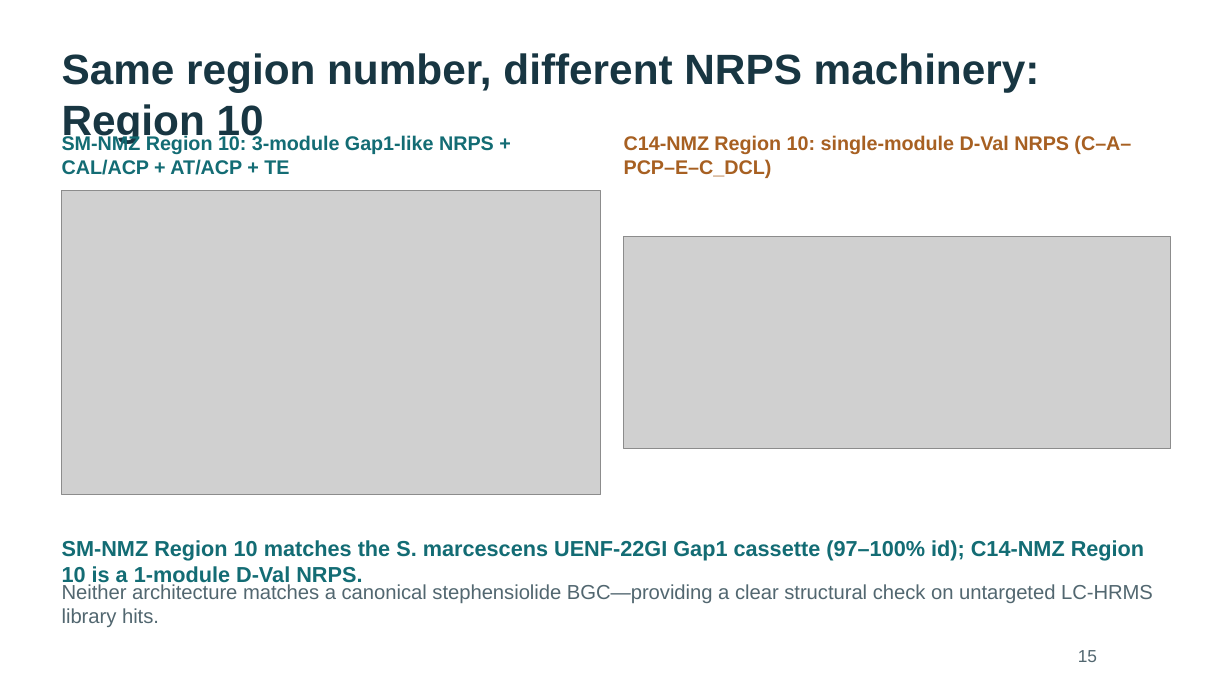
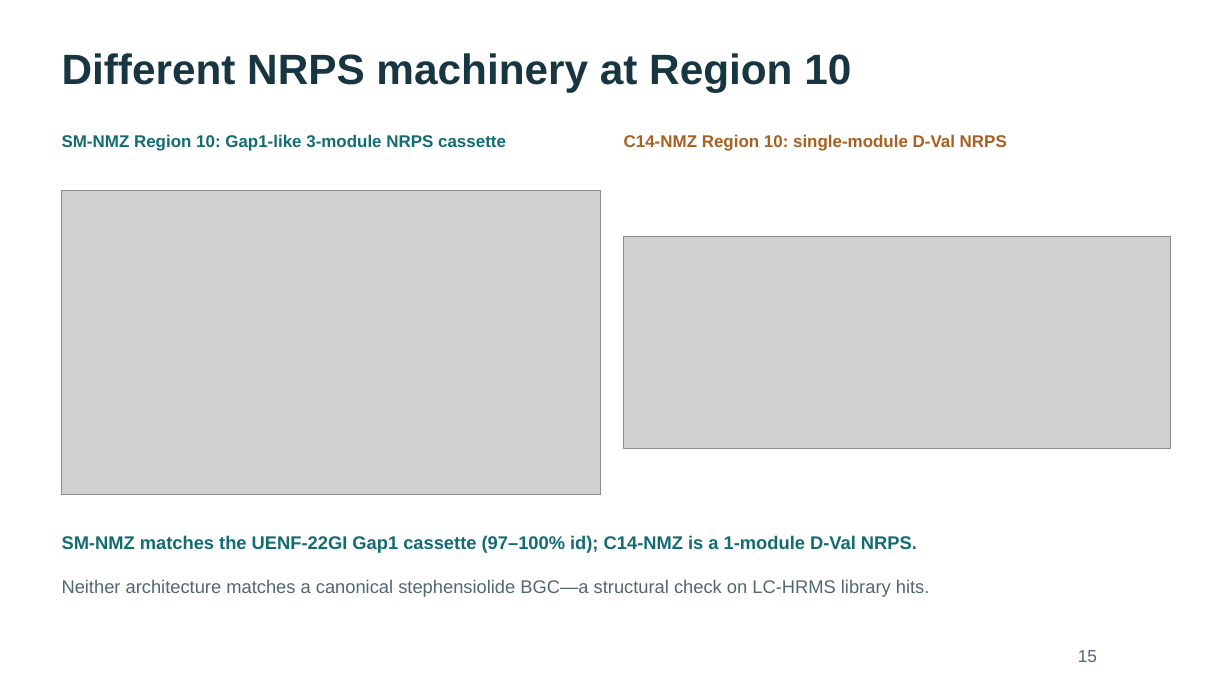
Before and after one commit to WhyAdr/sm-manu, a slide deck: slide 15 of explainer/NMZ-Serratia-genomics-explainer-2026-10-20.pptx. Drawn at 1232x693 pixels with LibreOffice and Linux fonts; fonts in the diff are those of the drawing; grey boxes stand for pictures. Boxes give left, top, right and bottom in pixels: in the first picture for what was removed or moved away, otherwise in the second. Text is boxed around its words. In the diff, an @@ line names an element or a change of style, - is before the commit and + after.

Commit message:
Fix text wrapping on explainer slides 9, 11-16; sync slide titles in docs; rebuild 40-slide deck and PDFs

```diff
--- a/explainer/NMZ-Serratia-genomics-explainer-2026-10-20.pptx
+++ b/explainer/NMZ-Serratia-genomics-explainer-2026-10-20.pptx
@@ text at (62,53,851,92): text changed @@
-Same region number, different NRPS machinery: Region 10
+Different NRPS machinery at Region 10
@@ text at (62,134,506,151): text changed; size 15.4 to 13.1 pt @@
-SM-NMZ Region 10: 3-module Gap1-like NRPS + CAL/ACP + AT/ACP + TE
+SM-NMZ Region 10: Gap1-like 3-module NRPS cassette
@@ text at (624,134,1007,151): text changed; size 15.4 to 13.1 pt @@
-C14-NMZ Region 10: single-module D-Val NRPS (C–A–PCP–E–C_DCL)
+C14-NMZ Region 10: single-module D-Val NRPS
@@ text at (62,535,917,553): text changed; size 16.9 to 14.2 pt @@
-SM-NMZ Region 10 matches the S. marcescens UENF-22GI Gap1 cassette (97–100% id); C14-NMZ Region 10 is a 1-module D-Val NRPS.
+SM-NMZ matches the UENF-22GI Gap1 cassette (97–100% id); C14-NMZ is a 1-module D-Val NRPS.
@@ text at (62,579,930,597): text changed; size 15.8 to 14.2 pt @@
-Neither architecture matches a canonical stephensiolide BGC—providing a clear structural check on untargeted LC-HRMS library hits.
+Neither architecture matches a canonical stephensiolide BGC—a structural check on LC-HRMS library hits.
```
Also in this commit, not shown: 6 other slides changed, 5 other files.
